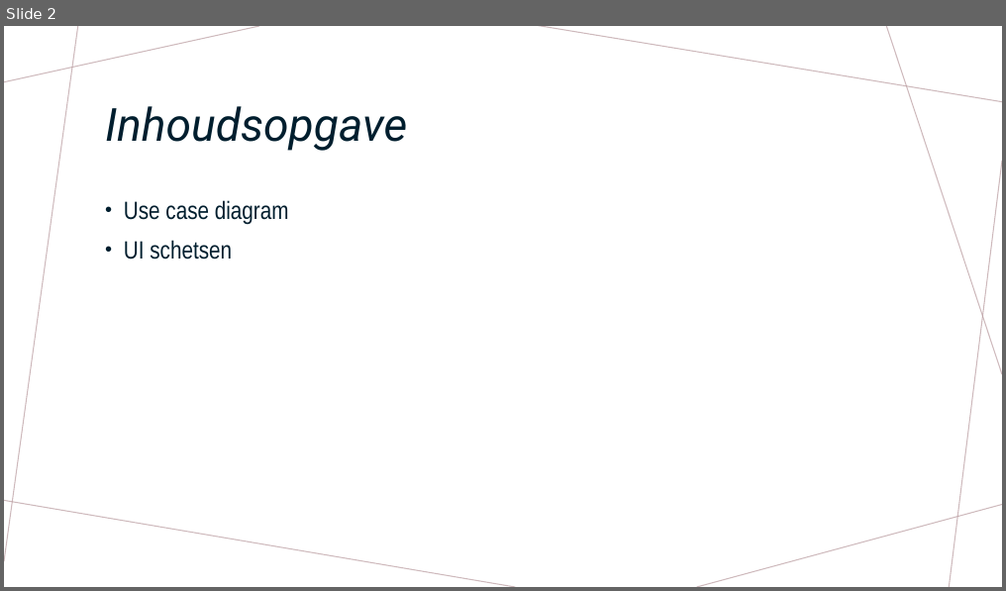
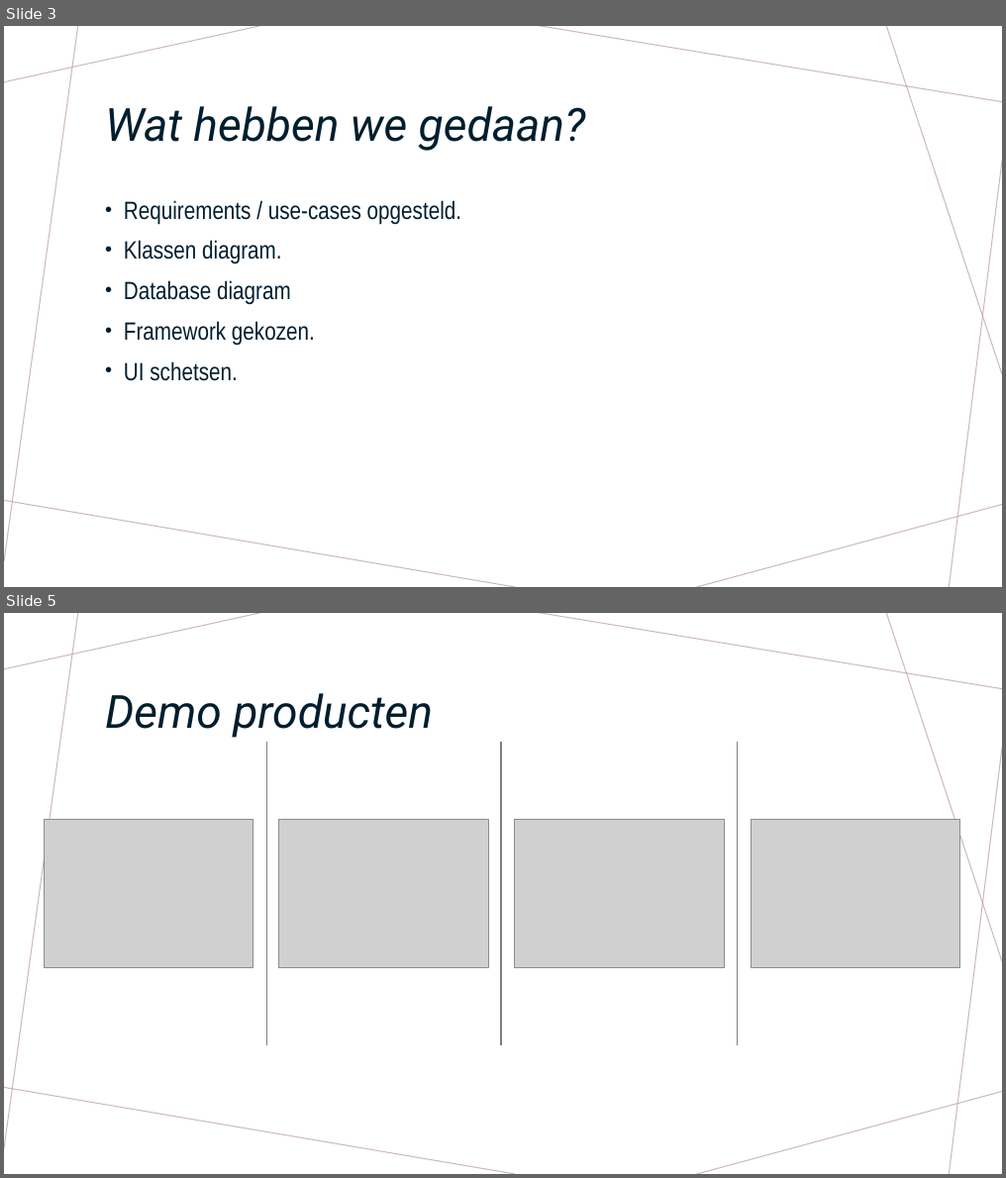
Before and after one commit to pietermn/BusPlan2Groep2, a slide deck: documentatie/Presentaties/Busplan Iteratie 1.pptx. Shown one above the other, each under a label of ours: slide 2 before the commit, slides 3 and 5 after it; the slides between them are not shown. The pictures are 1006x591 and 1006x1178 pixels, drawn with LibreOffice and Linux fonts; fonts in the diff are those of the drawing; grey boxes stand for pictures. Boxes give left, top, right and bottom in pixels: in the first picture for what was removed or moved away, otherwise in the second. Text is boxed around its words. In the diff, an @@ line names an element or a change of style, - is before the commit and + after.

```diff
--- a/documentatie/Presentaties/Busplan Iteratie 1.pptx
+++ b/documentatie/Presentaties/Busplan Iteratie 1.pptx
@@ slide 5 added at (4, 613, 1002, 1174), background #FFFFFF; not listed: 7 template elements that a slide beside it also shows @@
@@ title added at (105, 693, 433, 738), 44 pt, text #001E2E, italic @@
+Demo producten
@@ line added from (266, 742) to (266, 1046), #7F7F7F 1.5 pt @@
@@ line added from (501, 742) to (501, 1046), #7F7F7F 1.5 pt @@
@@ line added from (738, 742) to (738, 1046), #7F7F7F 1.5 pt @@
@@ picture added at (44, 819, 253, 967) @@
@@ picture added at (279, 819, 488, 967) @@
@@ picture added at (515, 819, 724, 967) @@
@@ picture added at (750, 819, 960, 967) @@
@@ what was slide 2 is now slide 3 @@
@@ slide 3 changed as well @@
@@ title at (105, 106, 586, 151): text changed @@
-Inhoudsopgave
+Wat hebben we gedaan?
@@ text at (124, 200, 461, 381): text changed @@
-• Use case diagram
-• UI schetsen
+• Requirements / use-cases opgesteld.
+• Klassen diagram.
+• Database diagram
+• Framework gekozen.
+• UI schetsen.
```
Also in this commit, not shown: 1 other slide changed, 5 other slides added, 2 slides removed, 31 other files.
